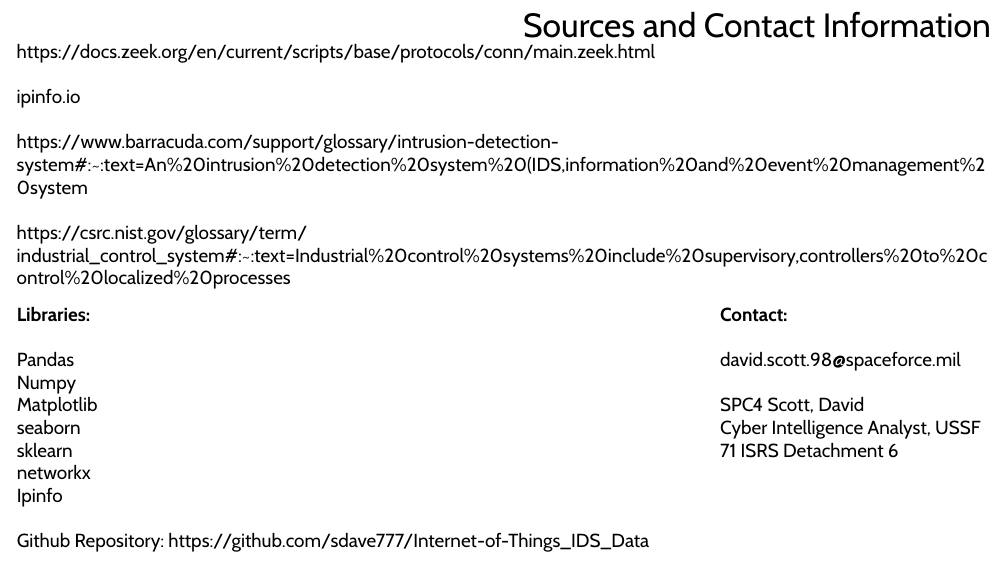
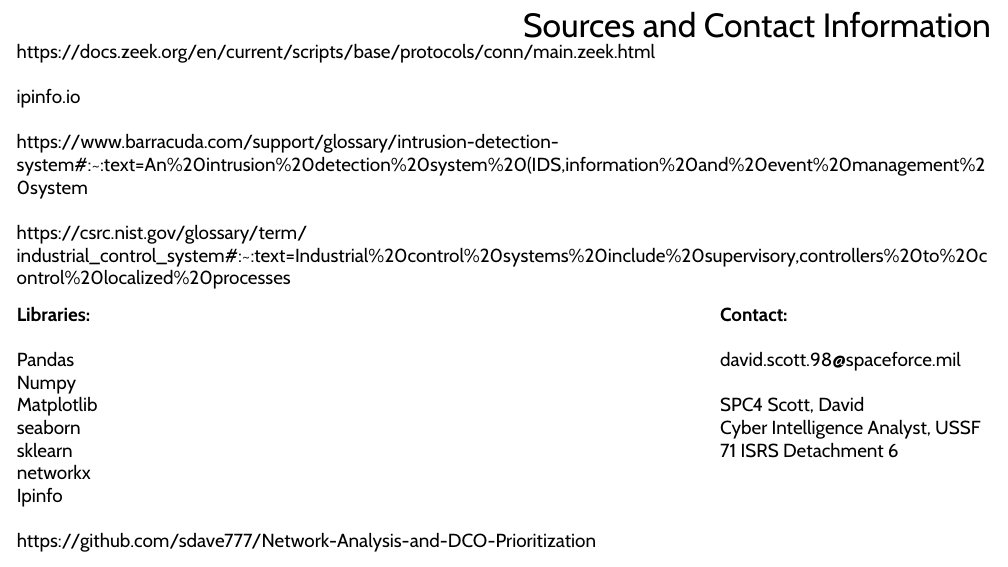
Before and after one commit to sdave777/Network-Analysis-and-DCO-Prioritization, a slide deck: slide 19 of Presentation.pptx (slide 18 before the commit). Drawn at 1008x567 pixels with LibreOffice and Linux fonts; fonts in the diff are those of the drawing; background and template pictures are left out. Boxes give left, top, right and bottom in pixels: in the first picture for what was removed or moved away, otherwise in the second. Text is boxed around its words. In the diff, an @@ line names an element or a change of style, - is before the commit and + after.

```diff
--- a/Presentation.pptx
+++ b/Presentation.pptx
@@ text at <box>17,532,596,552</box>: text changed @@
-Github Repository: https://github.com/sdave777/Internet-of-Things_IDS_Data
+https://github.com/sdave777/Network-Analysis-and-DCO-Prioritization
```
Also in this commit, not shown: 6 other slides changed, 1 slide added, 2 other files.
